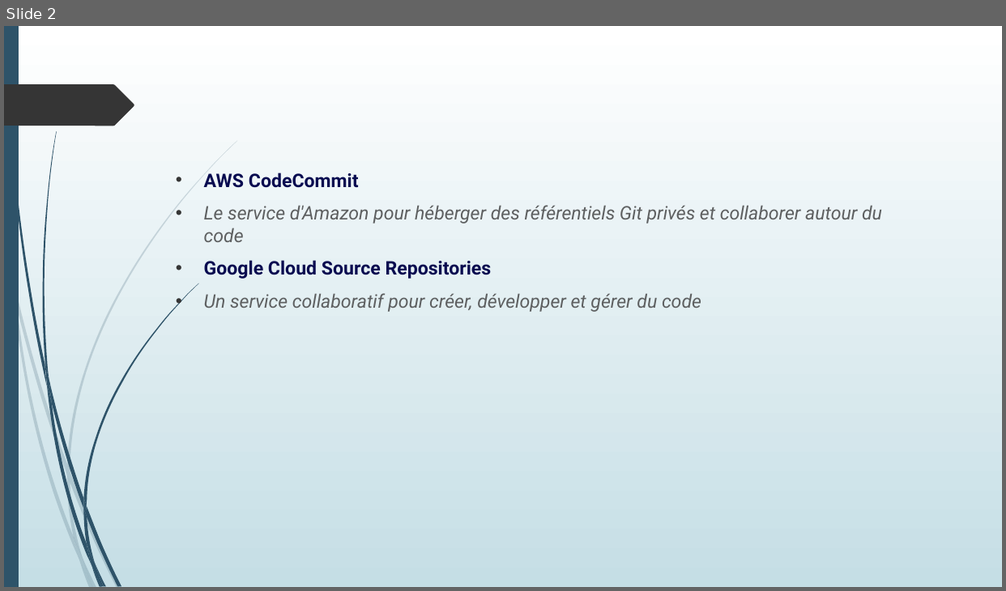
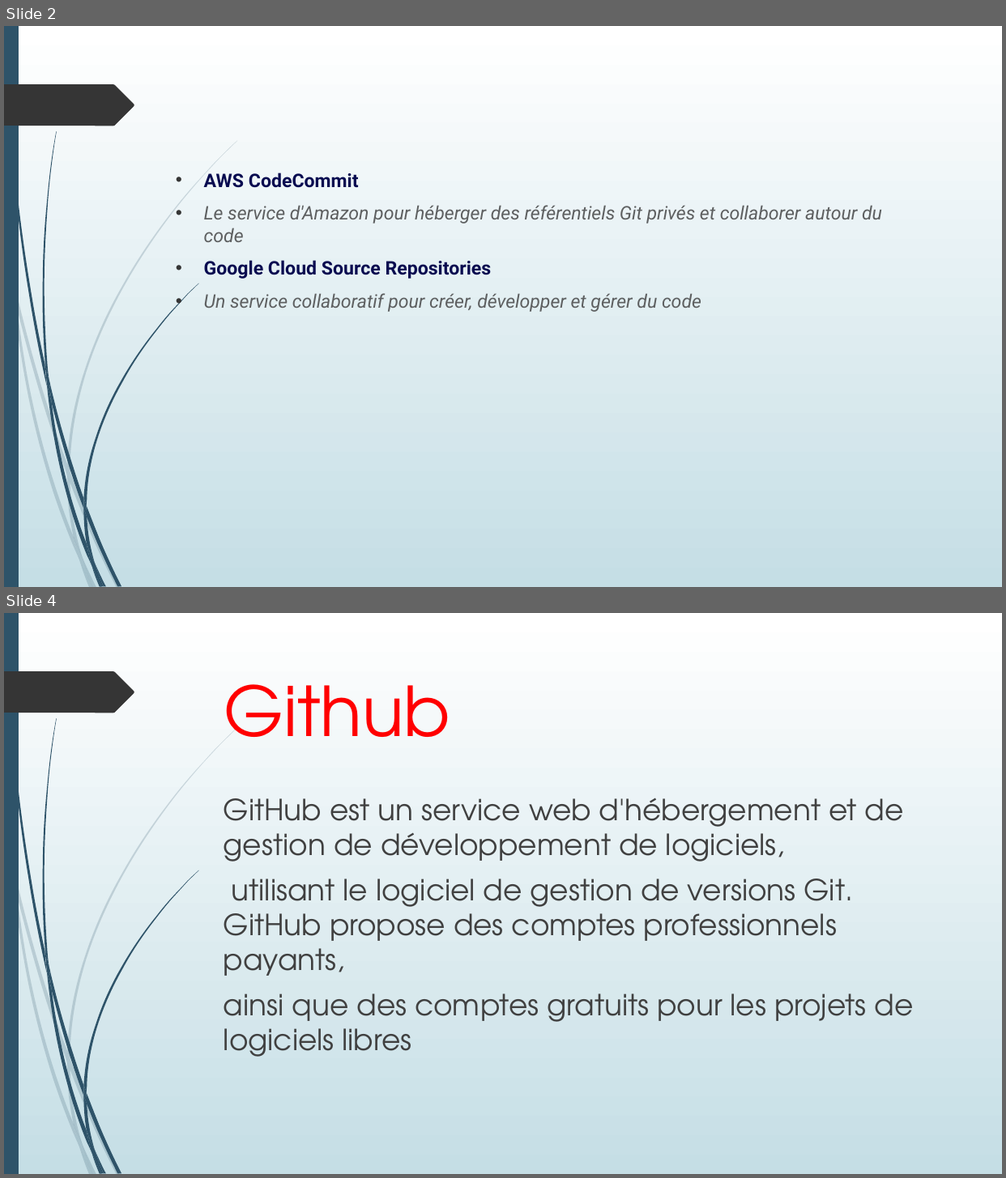
Before and after one commit to Elgountari-Ayoub/learnGit, a slide deck: 1erProjet.odp. Shown one above the other, each under a label of ours: slide 2 before the commit, slides 2 and 4 after it; the slides between them are not shown. The pictures are 1006x591 and 1006x1178 pixels, drawn with LibreOffice and Linux fonts; fonts in the diff are those of the drawing. Boxes give left, top, right and bottom in pixels: in the first picture for what was removed or moved away, otherwise in the second. Text is boxed around its words. In the diff, an @@ line names an element or a change of style, - is before the commit and + after.

Commit message:
zakaria-github

```diff
--- a/1erProjet.odp
+++ b/1erProjet.odp
@@ slide 4 added at [4,613,1002,1174], background gradient #FFFFFF to #C5DEE5; not listed: 26 template elements that a slide beside it also shows @@
@@ title added at [224,684,450,737], 66 pt, text #FF0000 @@
+Github
@@ text added at [224,798,914,1057], 28 pt, text #404040 @@
+GitHub est un service web d'hébergement et de gestion de développement de logiciels,
+utilisant le logiciel de gestion de versions Git. GitHub propose des comptes professionnels payants,
+ainsi que des comptes gratuits pour les projets de logiciels libres
```
Also in this commit, not shown: 1 slide changed, 1 other slide added.
